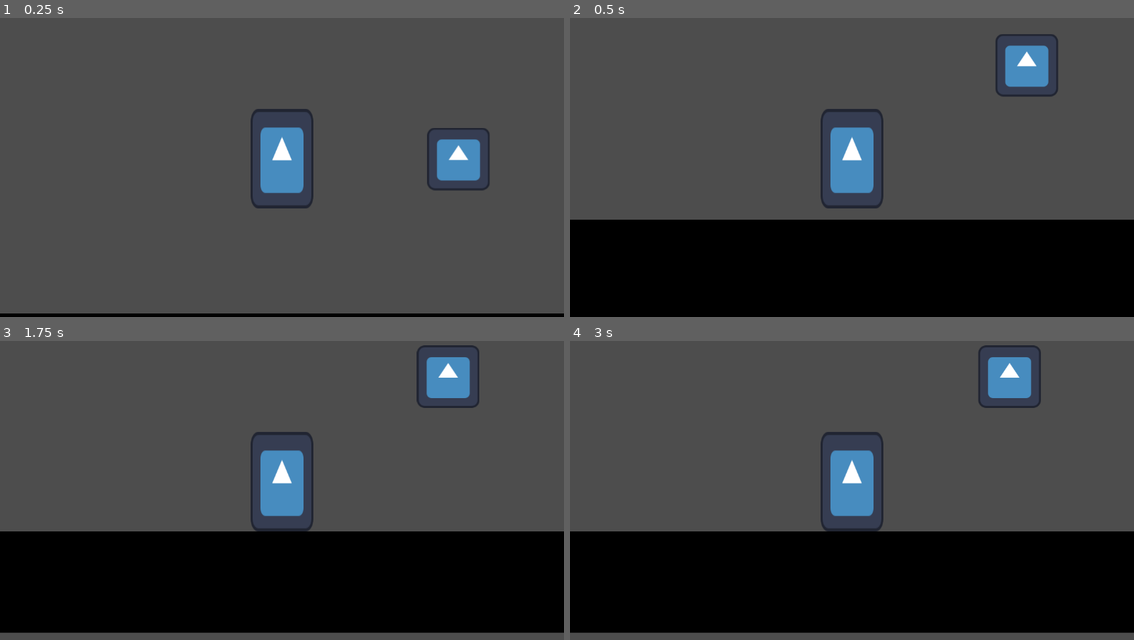
Above: before the commit, frames 1-4 (two rows, left to right).
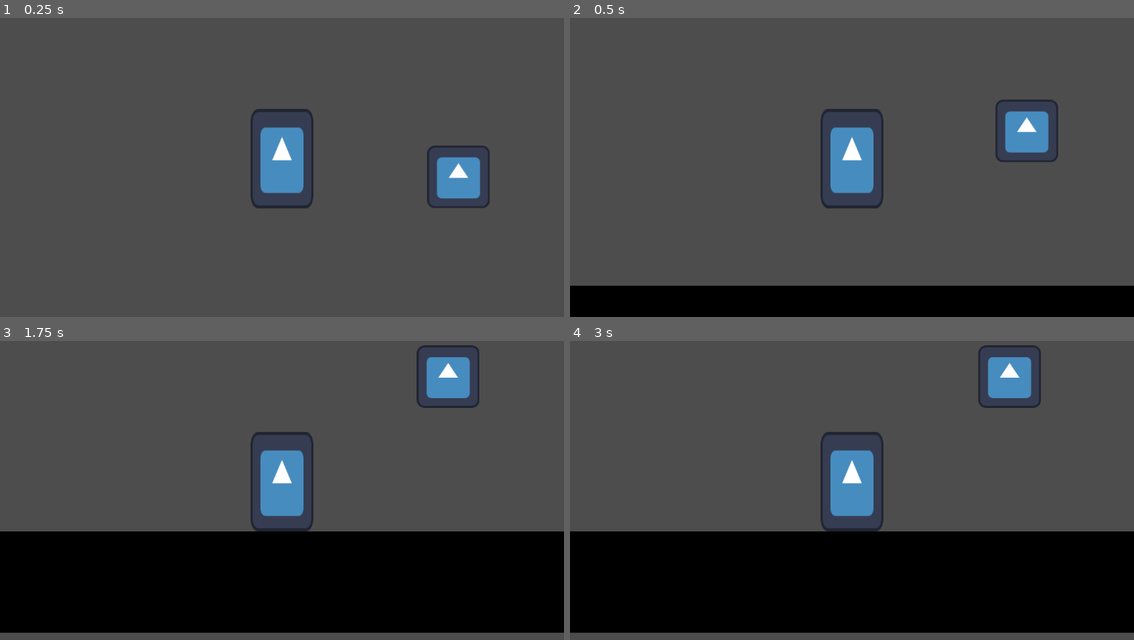
Above: after the commit, the same moments.

Repository: FormerlyWD/SideScroll
Game: Godot game, scene res://Scenes/TestScene.tscn
Two runs of this game, one before a commit and one after it. Both use one fixed random seed, a clock stepped at 60 frames per second and the inputs below. The engine's default icon, where the game draws it, is replaced by a stand-in: a white triangle on a blue panel in a dark square.
Inputs:
- Up to frame 1 (0.25 s): no input
- Up to frame 2 (0.5 s): no input
- Up to frame 3 (1.75 s): hold Shift (Halt) 0.53-1.28 s; tap Enter at 1.25 s; tap Shift (Halt) at 1.35 s
- Up to frame 4 (3 s): hold Shift (Halt) 2.03-2.78 s; tap Shift (Halt) at 2.85 s

The runs differ from the first frame. In frame 1, 2.5% of the frame differs, in the area x 0-100%, y 36-100%; in frame 2, 25%, in the area x 0-100%, y 5-90%; in frame 3, less than 0.1%; in frame 4, less than 0.1%.

Commit message:
fixing movement

Diff:
--- a/side-scroll/BaseCharacter/CharComponents/PlayerInputLogComponent/player_input_log_component.gd
+++ b/side-scroll/BaseCharacter/CharComponents/PlayerInputLogComponent/player_input_log_component.gd
@@ -8,4 +8,4 @@
 func _input(event: InputEvent) -> void:
 	pass
 	if event.is_action_pressed("Halt"):
-		side_scrolling_component.switch_movement_state(SideScrollingComponent.MoveState.BLOCKED)
+		print("what.")
--- a/side-scroll/BaseCharacter/baseCharacter.tscn
+++ b/side-scroll/BaseCharacter/baseCharacter.tscn
@@ -30,6 +30,7 @@
 [node name="SideScrollingComponent" parent="Movement" unique_id=668967457 node_paths=PackedStringArray("central_movement_component") instance=ExtResource("4_lhylj")]
 current_move_state = 1
 central_movement_component = NodePath("../CentralMovementComponent")
+movement_speed = 16.835
 
 [node name="HpManagerComponent" parent="." unique_id=499507257 instance=ExtResource("5_lhylj")]
 health = 50.0
--- a/side-scroll/BaseCharacter/base_character.gd
+++ b/side-scroll/BaseCharacter/base_character.gd
@@ -1,9 +1,3 @@
 extends Unit
 class_name Player
 var gravity = ProjectSettings.get_setting("physics/2d/default_gravity")
-
-func _process(delta: float) -> void:
-	if not is_on_floor():
-		velocity.y += gravity * delta
-
-	move_and_slide()
--- a/side-scroll/BaseComponents/CentralMovementComponent/central_movement_component.gd
+++ b/side-scroll/BaseComponents/CentralMovementComponent/central_movement_component.gd
@@ -9,6 +9,7 @@
 @export var movement_vectors: Dictionary = {}
 @export var vertical_air_velocity :float = 0.0
 func set_vector(component_name: String, vector: Vector2) -> void:
+	if vector == Vector2.ZERO: return
 	movement_vectors[component_name] = vector
 
 func remove_vector(component_name: String) -> void:
@@ -23,7 +24,6 @@
 	for component_vector in movement_vectors.values():
 		final_velocity += component_vector
 
-
 	if not unit.is_on_floor():
 		if is_gravity_enabled:
 			vertical_air_velocity += gravity * delta
@@ -35,5 +35,4 @@
 	final_velocity.y += vertical_air_velocity
 	unit.velocity = final_velocity
 
-
 	unit.move_and_slide()
--- a/side-scroll/BaseComponents/SideScrollComponent/side_scrolling_component.gd
+++ b/side-scroll/BaseComponents/SideScrollComponent/side_scrolling_component.gd
@@ -7,21 +7,21 @@
 @export var current_move_state:MoveState = MoveState.ACCEPTED
 var gravity = ProjectSettings.get_setting("physics/2d/default_gravity")
 @export var central_movement_component:CentralMovementComponent
-@export var movement_speed:float:
+@export var movement_speed:float = 0.0:
 	set(value):
 		movement_speed = value
-		if central_movement_component:
-			central_movement_component.set_vector("sidescrolling", Vector2(value,0))
+		move()
 func _ready() -> void:
-	if central_movement_component:
-		move()
+	move()
 
 
 func switch_movement_state(new_move_state:MoveState):
 	current_move_state = new_move_state
 	move()
 func move():
-		if current_move_state == MoveState.ACCEPTED:
-			central_movement_component.set_vector("sidescrolling", Vector2(movement_speed,0))
-		elif current_move_state == MoveState.BLOCKED:
-			central_movement_component.remove_vector("sidescrolling")
+	if not central_movement_component:
+		return
+	if current_move_state == MoveState.ACCEPTED:
+		central_movement_component.set_vector("sidescrolling", Vector2(movement_speed,0))
+	elif current_move_state == MoveState.BLOCKED:
+		central_movement_component.set_vector("sidescrolling", Vector2(0,0))
--- a/side-scroll/Scenes/TestScene.tscn
+++ b/side-scroll/Scenes/TestScene.tscn
@@ -28,3 +28,5 @@
 
 [node name="BaseEnemyBlueprint" parent="." unique_id=1116642208 instance=ExtResource("3_8k7wh")]
 position = Vector2(416, -184)
+
+[editable path="BaseCharacter"]
